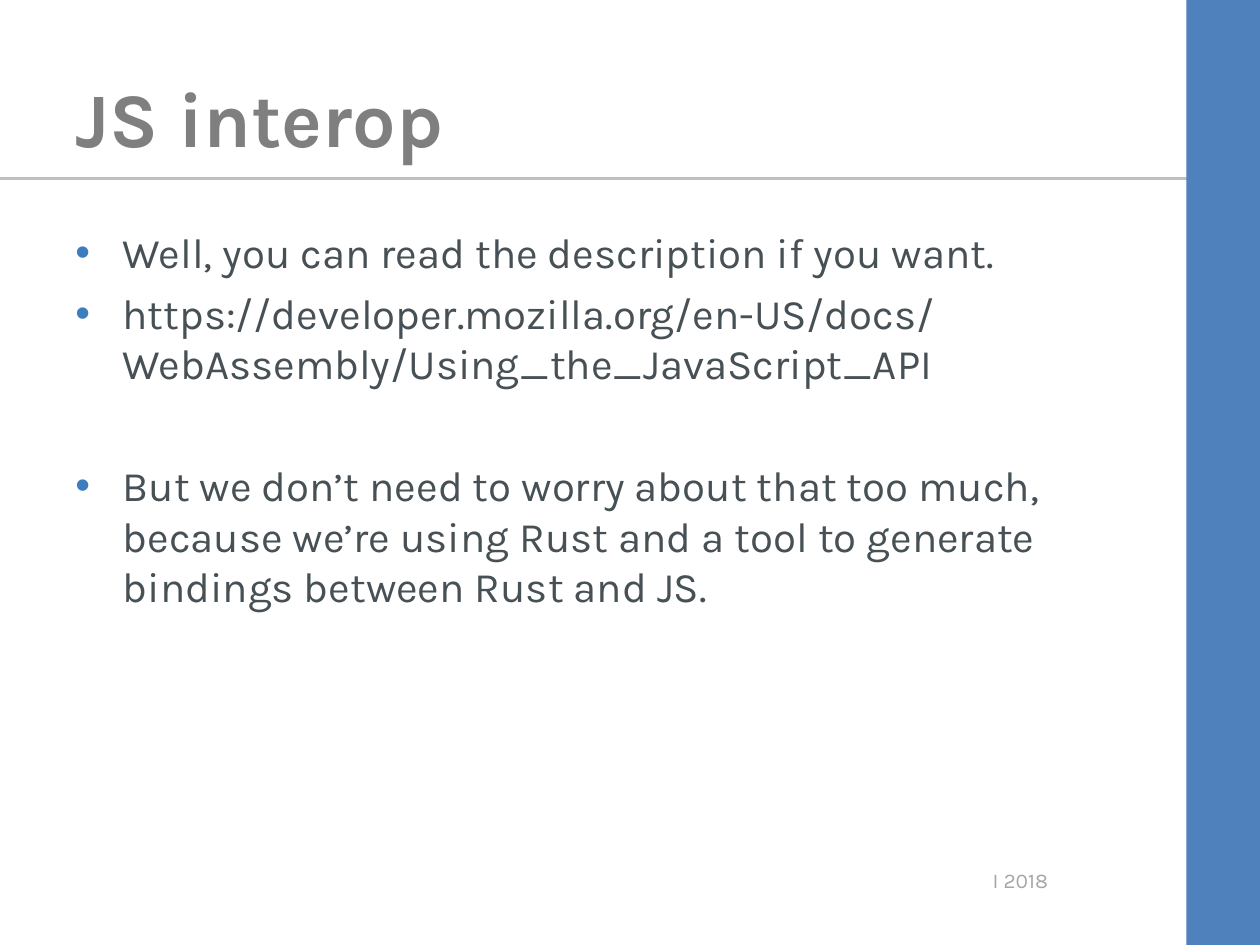
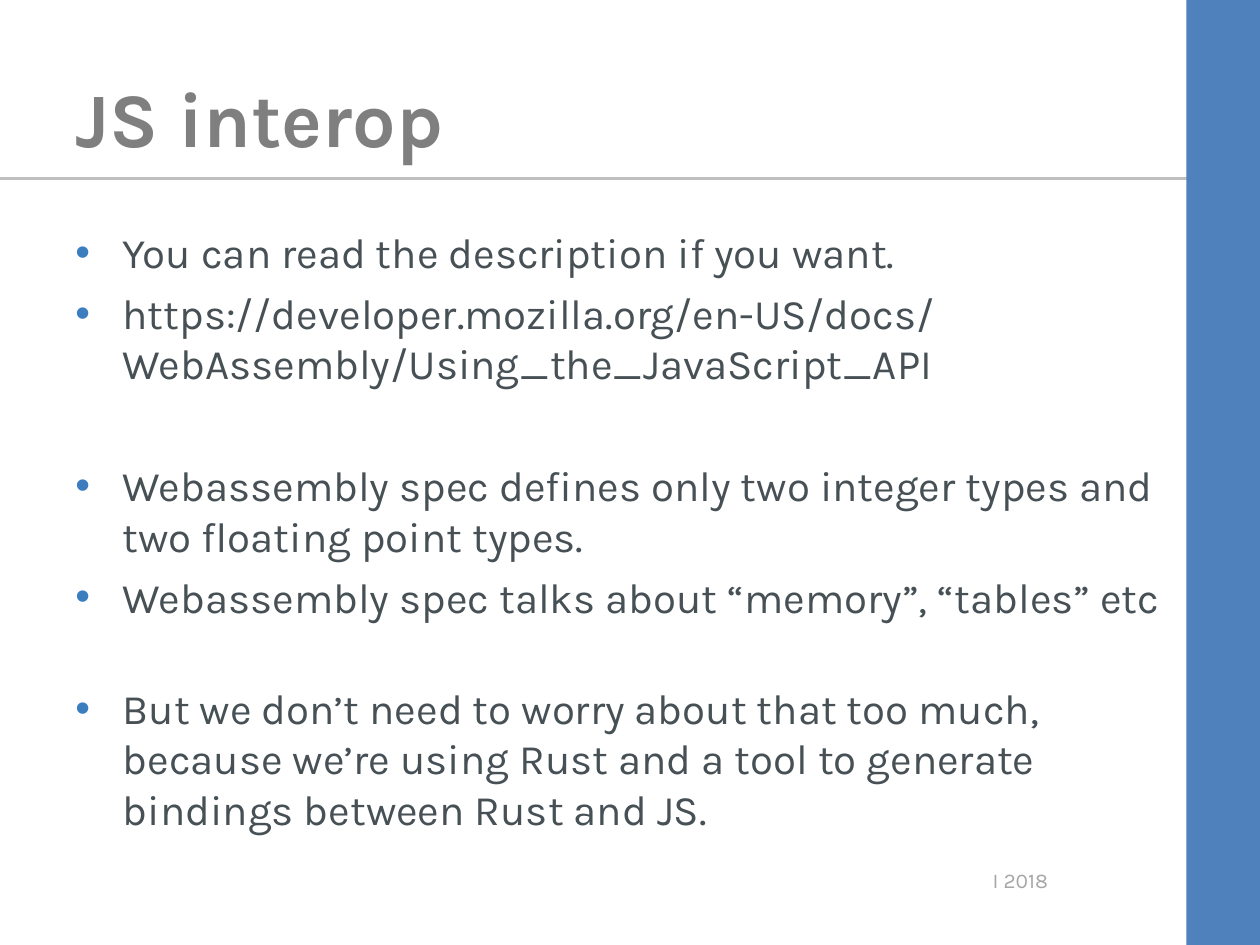
Before and after one commit to kimtuck/WebAssembly, a slide deck: slide 9 of webassembly.ppt. Drawn at 1260x945 pixels with LibreOffice and Linux fonts; fonts in the diff are those of the drawing; background and template pictures are left out. Boxes give left, top, right and bottom in pixels: in the first picture for what was removed or moved away, otherwise in the second. Text is boxed around its words. In the diff, an @@ line names an element or a change of style, - is before the commit and + after.

```diff
--- a/webassembly.ppt
+++ b/webassembly.ppt
@@ text at (123, 239, 894, 279): text changed @@
-• Well, you can read the description if you want.
+• You can read the description if you want.
@@ text at (123, 472, 1159, 624): paragraphs added @@
+• Webassembly spec defines only two integer types and two floating point types.
+• Webassembly spec talks about “memory”, “tables” etc
```
Also in this commit, not shown: 4 other slides changed, 7 slides added, 7 slides removed, 3 other files.
